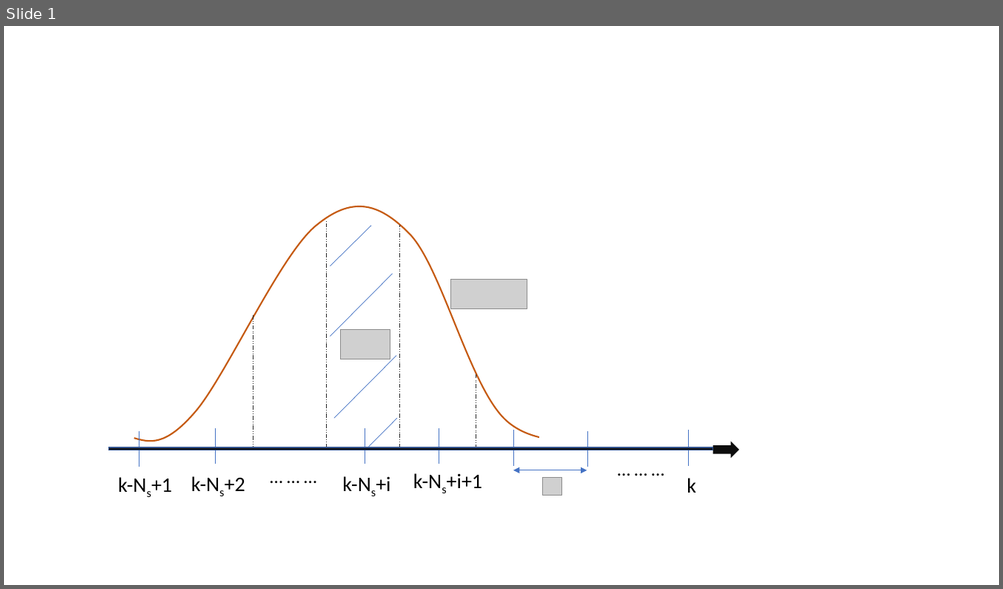
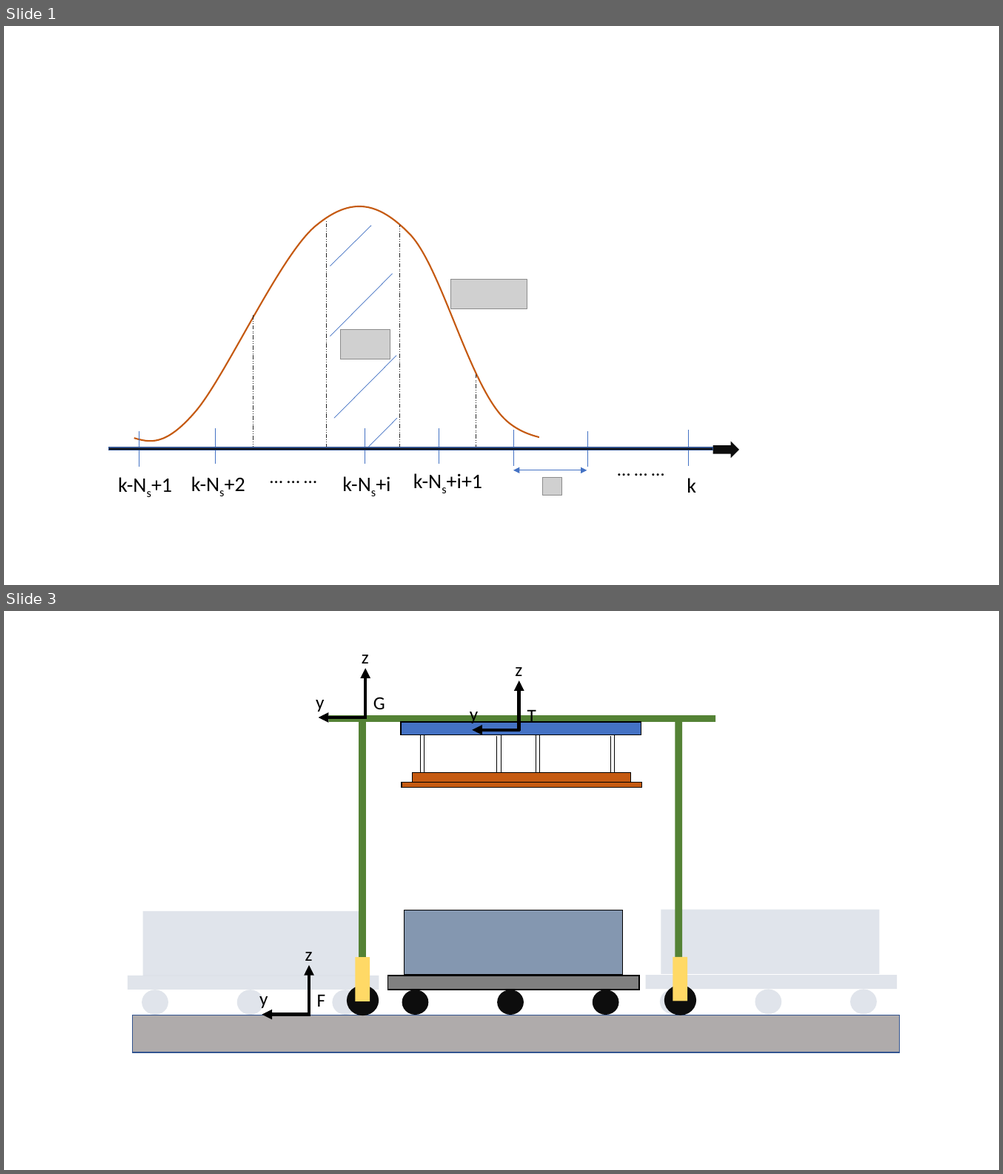
Before and after one commit to ashimneu/DelayedMeasurementEstimation, a slide deck: Tex/img/image_drafts.pptx. Shown one above the other, each under a label of ours: slide 1 before the commit, slides 1 and 3 after it; the slides between them are not shown. The pictures are 1003x589 and 1003x1174 pixels, drawn with LibreOffice and Linux fonts; fonts in the diff are those of the drawing; grey boxes stand for pictures. Boxes give left, top, right and bottom in pixels: in the first picture for what was removed or moved away, otherwise in the second. Text is boxed around its words. In the diff, an @@ line names an element or a change of style, - is before the commit and + after.

```diff
--- a/Tex/img/image_drafts.pptx
+++ b/Tex/img/image_drafts.pptx
@@ slide 3 added at [4, 611, 999, 1170], background #FFFFFF @@
@@ text added at [373, 697, 385, 709], 18 pt, text #000000 @@
+G
@@ group added at [316, 655, 369, 718]: 2 arrows, 2 texts @@
+z
+y
@@ rectangle added at [329, 715, 716, 722], fill #548235 @@
@@ rectangle added at [358, 716, 366, 971], fill #548235 @@
@@ group added at [469, 667, 522, 730]: 2 arrows, 2 texts @@
+z
+y
@@ text added at [527, 707, 536, 723], 18 pt, text #000000 @@
+T
@@ rectangle added at [674, 715, 683, 970], fill #548235 @@
@@ group added at [401, 722, 642, 788]: 8 lines, 3 rectangles @@
@@ rectangle added at [356, 957, 370, 1001], fill #FFD966 @@
@@ rectangle added at [672, 957, 688, 1001], fill #FFD966 @@
@@ ellipse added at [347, 985, 378, 1016], fill #0D0D0D @@
@@ ellipse added at [664, 985, 697, 1016], fill #0D0D0D @@
@@ group added at [128, 911, 379, 1015]: 3 ellipses, 2 rectangles @@
@@ group added at [259, 952, 313, 1015]: 2 arrows, 2 texts @@
+z
+y
@@ text added at [317, 994, 326, 1007], 18 pt, text #000000 @@
+F
@@ group added at [387, 910, 639, 1015]: 3 ellipses, 2 rectangles @@
@@ group added at [646, 909, 897, 1014]: 3 ellipses, 2 rectangles @@
@@ rectangle added at [132, 1015, 899, 1053], fill #AFABAB, outline #325491 1 pt @@
```
Also in this commit, not shown: 1 other slide added, 7 other files.
